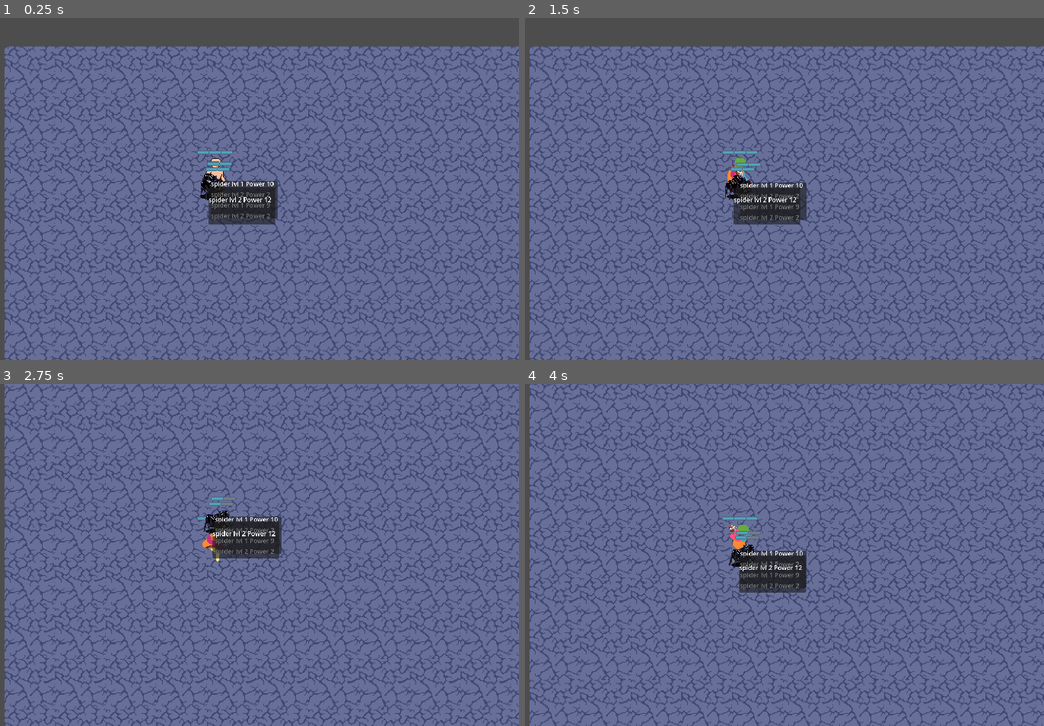
Above: before the commit, frames 1-4 (two rows, left to right).
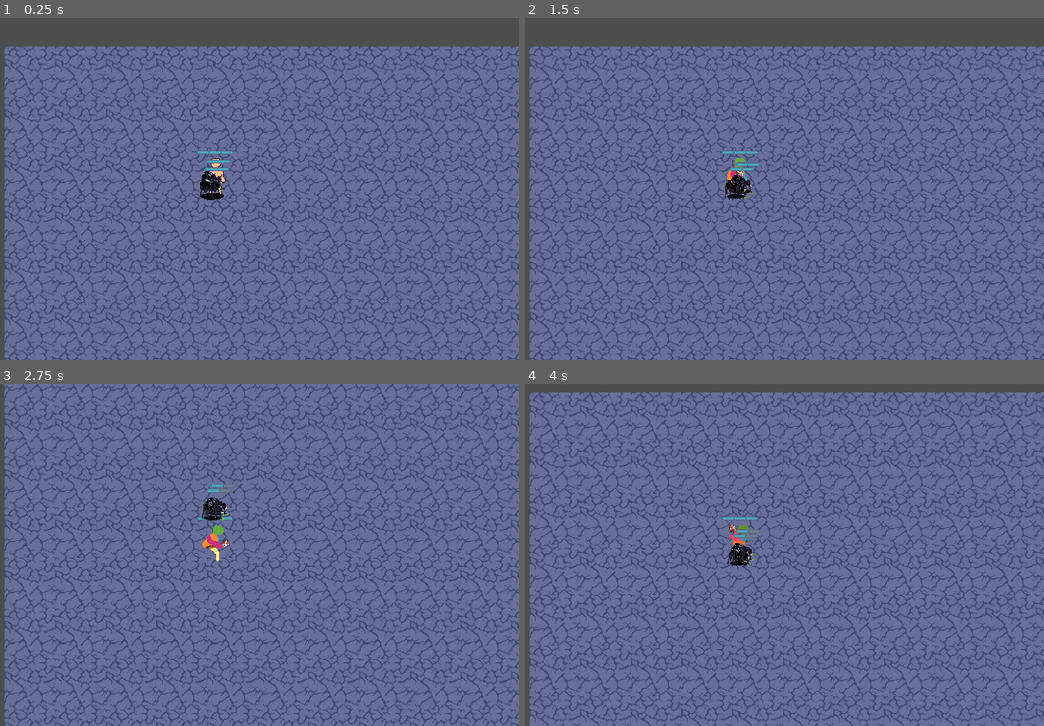
Above: after the commit, the same moments.

Repository: Naitais/battle-and-exploration-mode
Game: Godot game, scene res://scenes/main.tscn
Same seed, same stepped clock (60 frames per second), same inputs: the game is played once before the commit and once after it.
Inputs (mouse positions are in pixels of both pictures, inside the frame that each line leads up to):
- Up to frame 1 (0.25 s): no input
- Up to frame 2 (1.5 s): tap Enter at 0.5 s; move the mouse to (737, 182) at 0.52 s; press the mouse at (737, 182) at 0.53 s; hold D (right) 0.53-1.28 s; move the mouse to (732, 185) at 1.27 s; release the mouse at (732, 185) at 1.28 s; hold S (down) from 1.28 s (still down); click (732, 185) at 1.35 s
- Up to frame 3 (2.75 s): move the mouse to (275, 479) at 2.02 s; release S (down) at 2.03 s; press the mouse at (275, 479) at 2.03 s; hold D (right) from 2.03 s (still down)
- Up to frame 4 (4 s): move the mouse to (711, 623) at 2.77 s; release D (right) at 2.78 s; release the mouse at (711, 623) at 2.78 s; hold W (up) 2.78-3.53 s; click (711, 623) at 2.85 s; move the mouse to (924, 606) at 3.52 s; press the mouse at (924, 606) at 3.53 s; hold A (left) from 3.53 s (still down)

The runs differ from the first frame. In frame 1, 1.8% of the frame differs, in the area x 38-54%, y 41-61%; in frame 2, 1.7%; in frame 3, 2.0%; in frame 4, 35%, in the area x 0-100%, y 0-100%.

Commit message:
Finished tooltip logic and looks with theme. It works beautifully

Diff:
--- a/mob_pack.gd
+++ b/mob_pack.gd
@@ -1,8 +1,9 @@
 extends Node2D
 
-@onready var ui_panel = $ui_panel
 @onready var mob_pack_area = $mob_pack_area
-@onready var grid_container = $ui_panel/GridContainer
+@onready var panel_container = $PanelContainer
+@onready var grid_container = $PanelContainer/MarginContainer/GridContainer
+
 
 
 var mob_number: int
@@ -65,17 +66,29 @@
 			add_child(roaming_mob)
 
 func set_ui_position():
-	ui_panel.position = roaming_mob.global_position
+	panel_container.position = roaming_mob.global_position
 
 func manage_mob_pack_tooltip_ui():
 	for mob in instantiated_mobs:
+			#create and add nodes
+			var mob_icon = TextureRect.new()
 			var mob_data = Label.new()
+			grid_container.add_child(mob_icon)
 			grid_container.add_child(mob_data)
+
+			#get info
 			var mob_info = str(mob.name) + " lvl " + str(mob.mob_level) + " Power " + str(mob.mob_power)
+
+			#settings
+			mob_icon.expand_mode = TextureRect.EXPAND_FIT_WIDTH
+			mob_icon.texture = load("res://icons/"+mob.name.to_lower()+"_icon.png")
 			mob_data.text = mob_info
+	#pruebas
+			#label.text = mob_info
+			#texture_rect.texture = load("res://icons/"+mob.name.to_lower()+"_icon.png")
 
-		#print(mob_pack_info)
-	print(instantiated_mobs)
+
+
 #funcion para clasificar mod packs en dificultad tengo que adaptarla a nueva logica
 #no esta en uso aun
 
@@ -93,10 +106,10 @@
 	mob_pack_rating += mob_count + mob_sum_levels + pack_power
 
 func _on_mob_pack_area_mouse_entered():
-	ui_panel.visible = true
+	panel_container.visible = true
 	print(instantiated_mobs)
 
 	#mob_pack_tooltip_state.show_tooltip_true.emit()
 func _on_mob_pack_area_mouse_exited():
-	ui_panel.visible = false
+	panel_container.visible = false
 	pass
--- a/project.godot
+++ b/project.godot
@@ -25,6 +25,10 @@
 window/size/viewport_height=1080
 window/size/mode=2
 window/size/initial_position_type=2
+
+[gui]
+
+theme/custom="res://themes/theme_testing.tres"
 
 [input]
 
--- a/scenes/mob_pack.tscn
+++ b/scenes/mob_pack.tscn
@@ -1,32 +1,13 @@
-[gd_scene load_steps=3 format=3 uid="uid://dcbn3gfwigt6s"]
+[gd_scene load_steps=4 format=3 uid="uid://dcbn3gfwigt6s"]
 
 [ext_resource type="Script" path="res://mob_pack.gd" id="1_mfxsp"]
+[ext_resource type="Texture2D" uid="uid://j2bf02knhp7t" path="res://icons/mob_pack.png" id="2_nw8fm"]
 
 [sub_resource type="CircleShape2D" id="CircleShape2D_ggsru"]
 radius = 34.3657
 
 [node name="mob_pack" type="Node2D"]
 script = ExtResource("1_mfxsp")
-
-[node name="ui_panel" type="Panel" parent="."]
-top_level = true
-z_index = 1
-offset_left = 2.0
-offset_top = 2.0
-offset_right = 170.0
-offset_bottom = 96.0
-scale = Vector2(0.5, 0.5)
-
-[node name="GridContainer" type="GridContainer" parent="ui_panel"]
-layout_mode = 1
-anchors_preset = 14
-anchor_top = 0.5
-anchor_right = 1.0
-anchor_bottom = 0.5
-offset_top = -28.0
-offset_bottom = 28.0
-grow_horizontal = 2
-grow_vertical = 2
 
 [node name="mob_pack_area" type="Area2D" parent="."]
 position = Vector2(100, 0)
@@ -35,5 +16,32 @@
 [node name="CollisionShape2D" type="CollisionShape2D" parent="mob_pack_area"]
 shape = SubResource("CircleShape2D_ggsru")
 
+[node name="PanelContainer" type="PanelContainer" parent="."]
+visible = false
+z_index = 1
+offset_right = 40.0
+offset_bottom = 40.0
+scale = Vector2(0.5, 0.5)
+
+[node name="MarginContainer" type="MarginContainer" parent="PanelContainer"]
+layout_mode = 2
+theme_override_constants/margin_left = 5
+theme_override_constants/margin_top = 5
+theme_override_constants/margin_right = 5
+theme_override_constants/margin_bottom = 5
+
+[node name="GridContainer" type="GridContainer" parent="PanelContainer/MarginContainer"]
+layout_mode = 2
+columns = 2
+
+[node name="TextureRect" type="TextureRect" parent="PanelContainer/MarginContainer/GridContainer"]
+layout_mode = 2
+texture = ExtResource("2_nw8fm")
+expand_mode = 2
+
+[node name="Label" type="Label" parent="PanelContainer/MarginContainer/GridContainer"]
+layout_mode = 2
+text = "Mob Pack info"
+
 [connection signal="mouse_entered" from="mob_pack_area" to="." method="_on_mob_pack_area_mouse_entered"]
 [connection signal="mouse_exited" from="mob_pack_area" to="." method="_on_mob_pack_area_mouse_exited"]
--- a/scenes/spider.tscn
+++ b/scenes/spider.tscn
@@ -289,7 +289,7 @@
 position = Vector2(2, -21)
 max_hitpoints = 2
 hitpoints = 2
-speed = 30
+speed = 15
 
 [node name="CollisionShape2D" parent="." index="1"]
 position = Vector2(4, 17)
--- a/scripts/mob.gd
+++ b/scripts/mob.gd
@@ -10,7 +10,8 @@
 @onready var hurt_state = $StateMachine/HurtState as HurtState
 
 var mob_level: int = randi() % 5 + 1
-var mob_power: float = (((randi() % 100 + 1) + mob_level) * mob_level) / 10
+var mob_power: int = 3 * mob_level
+#var mob_power: int = (((randi() % 100 + 1) + mob_level) * mob_level) / 10
 
 #@onready var game_mode_state = $StateMachine/GameModeState as GameModeState
 
--- /dev/null
+++ b/themes/theme_testing.tres
@@ -0,0 +1,13 @@
+[gd_resource type="Theme" load_steps=3 format=3 uid="uid://vacub858wqwp"]
+
+[ext_resource type="Texture2D" uid="uid://cm813ia2k8plb" path="res://themes/theme_texture_mob_pack_tooltip.png" id="1_xpl3v"]
+
+[sub_resource type="StyleBoxTexture" id="StyleBoxTexture_rkeu3"]
+texture = ExtResource("1_xpl3v")
+texture_margin_left = 5.0
+texture_margin_top = 5.0
+texture_margin_right = 5.0
+texture_margin_bottom = 5.0
+
+[resource]
+PanelContainer/styles/panel = SubResource("StyleBoxTexture_rkeu3")
Binary file added: icons/mob_pack.png
Not shown, added: icons/mob_pack.png.import
Binary file added: themes/theme_texture_mob_pack_tooltip.aseprite
Binary file added: themes/theme_texture_mob_pack_tooltip.png
Not shown, added: themes/theme_texture_mob_pack_tooltip.png.import
